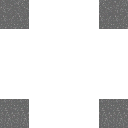
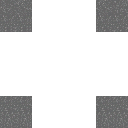
Before/after of a 128 x 128 layered artwork. What changed in the layer stack:
painted on "Háttér" over <box>0,0,128,128</box>
